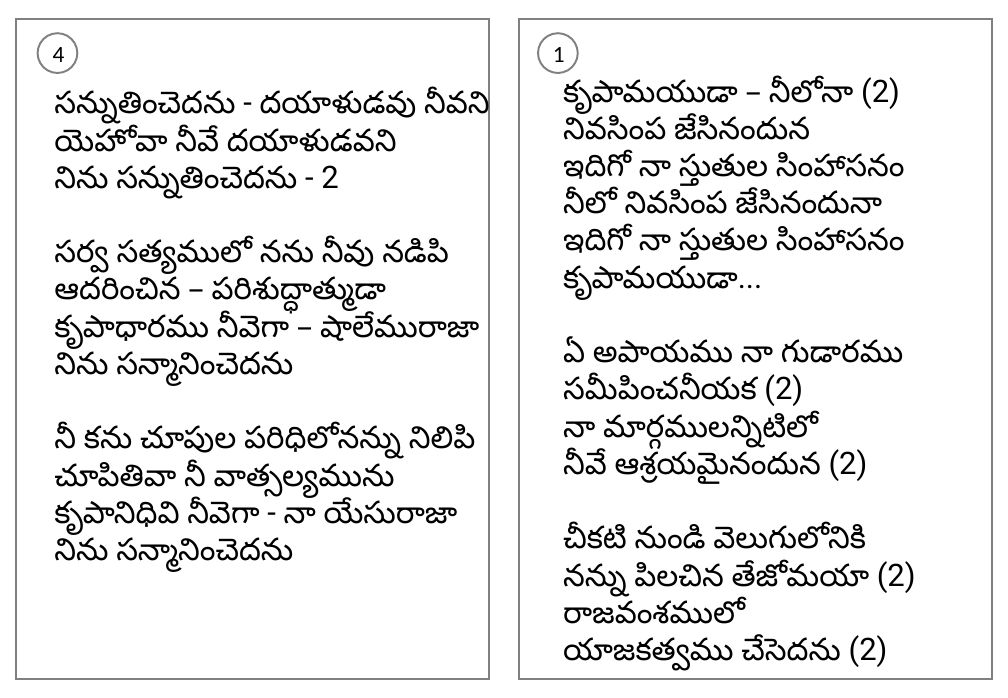
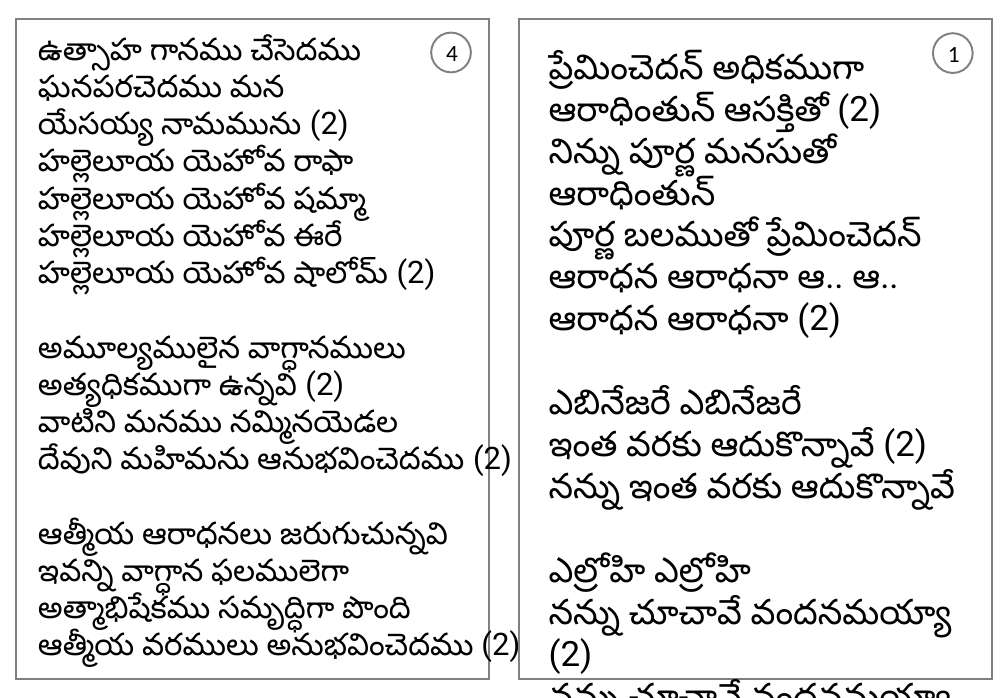
Before and after one commit to venu-webdev/songsDb, a slide deck: slide 1 of songsTemplate.pptx. Drawn at 1008x698 pixels with LibreOffice and Linux fonts; fonts in the diff are those of the drawing. Boxes give left, top, right and bottom in pixels: in the first picture for what was removed or moved away, otherwise in the second. Text is boxed around its words. In the diff, an @@ line names an element or a change of style, - is before the commit and + after.

```diff
--- a/songsTemplate.pptx
+++ b/songsTemplate.pptx
@@ text at [38, 37, 520, 667]: text changed @@
-సన్నుతించెదను - దయాళుడవు నీవని
-యెహోవా నీవే దయాళుడవని
-నిను సన్నుతించెదను - 2
-సర్వ సత్యములో నను నీవు నడిపి
-ఆదరించిన – పరిశుద్ధాత్ముడా
-కృపాధారము నీవెగా – షాలేమురాజా
-నిను సన్మానించెదను
-నీ కను చూపుల పరిధిలోనన్ను నిలిపి
-చూపితివా నీ వాత్సల్యమును
-కృపానిధివి నీవెగా - నా యేసురాజా
-నిను సన్మానించెదను
+ఉత్సాహ గానము చేసెదము
+ఘనపరచెదము మన
+యేసయ్య నామమును (2)
+హల్లెలూయ యెహోవ రాఫా
+హల్లెలూయ యెహోవ షమ్మా
+హల్లెలూయ యెహోవ ఈరే
+హల్లెలూయ యెహోవ షాలోమ్ (2)
+అమూల్యములైన వాగ్ధానములు
+అత్యధికముగా ఉన్నవి (2)
+వాటిని మనము నమ్మినయెడల
+దేవుని మహిమను ఆనుభవించెదము (2)
+ఆత్మీయ ఆరాధనలు జరుగుచున్నవి
+ఇవన్ని వాగ్ధాన ఫలములెగా
+అత్మాభిషేకము సమృద్ధిగా పొంది
+ఆత్మీయ వరములు అనుభవించెదము (2)
@@ ellipse "4": place and size @@
-ellipse "4" at [37, 34, 77, 74]
+ellipse "4" at [431, 33, 471, 73]
@@ text at [549, 53, 955, 640]: text changed; size 24 to 27 pt @@
-కృపామయుడా – నీలోనా (2)
-నివసింప జేసినందున
-ఇదిగో నా స్తుతుల సింహాసనం
-నీలో నివసింప జేసినందునా
-ఇదిగో నా స్తుతుల సింహాసనం
-కృపామయుడా...
-ఏ అపాయము నా గుడారము
-సమీపించనీయక (2)
-నా మార్గములన్నిటిలో
-నీవే ఆశ్రయమైనందున (2)
-చీకటి నుండి వెలుగులోనికి
-నన్ను పిలచిన తేజోమయా (2)
-రాజవంశములో
-యాజకత్వము చేసెదను (2)
+ప్రేమించెదన్ అధికముగా
+ఆరాధింతున్ ఆసక్తితో (2)
+నిన్ను పూర్ణ మనసుతో ఆరాధింతున్
+పూర్ణ బలముతో ప్రేమించెదన్
+ఆరాధన ఆరాధనా ఆ.. ఆ..
+ఆరాధన ఆరాధనా (2)
+ఎబినేజరే ఎబినేజరే
+ఇంత వరకు ఆదుకొన్నావే (2)
+నన్ను ఇంత వరకు ఆదుకొన్నావే
+ఎల్రోహి ఎల్రోహి
+నన్ను చూచావే వందనమయ్యా (2)
+నన్ను చూచావే వందనమయ్యా
@@ ellipse "1": place and size @@
-ellipse "1" at [538, 34, 578, 74]
+ellipse "1" at [934, 34, 974, 74]
```
Also in this commit, not shown: 1 other slide changed, 5 other files.
